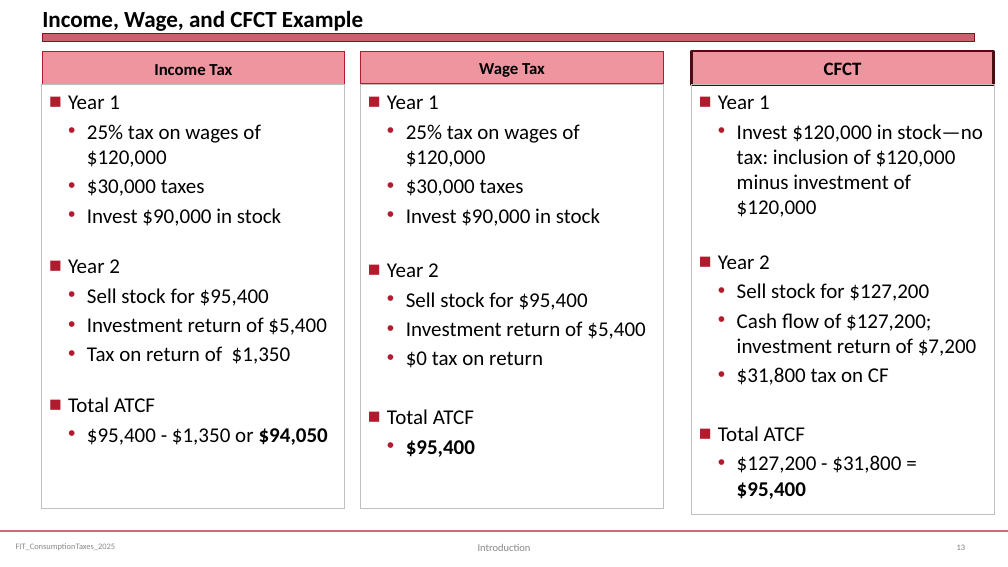
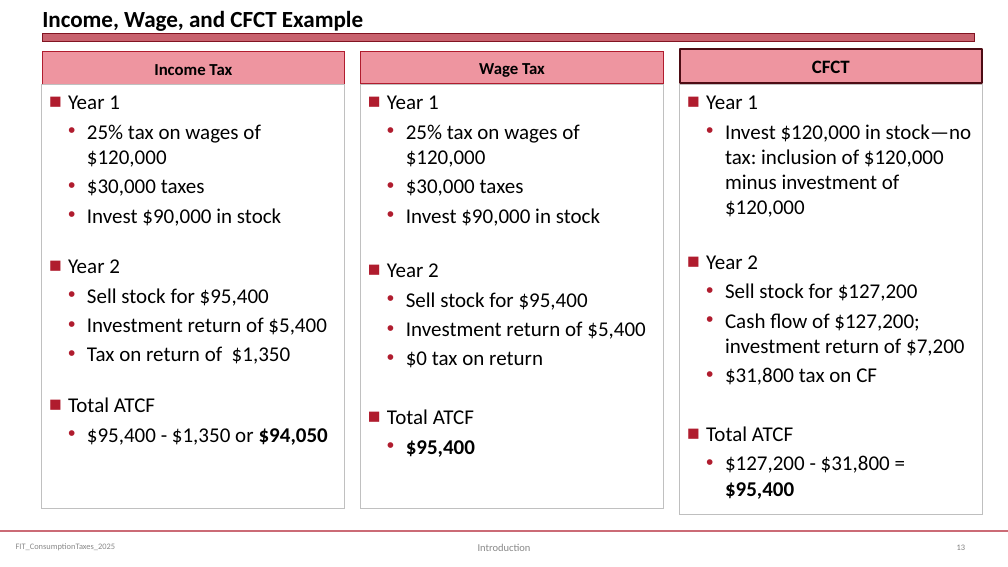
Before and after one commit to jmc877/Fed-Income-Tax, a slide deck: slide 13 of slides/FIT_ConsumptionTaxes_2025S.pptx. Drawn at 1008x567 pixels with LibreOffice and Linux fonts; fonts in the diff are those of the drawing. Boxes give left, top, right and bottom in pixels: in the first picture for what was removed or moved away, otherwise in the second. Text is boxed around its words. In the diff, an @@ line names an element or a change of style, - is before the commit and + after.

```diff
--- a/slides/FIT_ConsumptionTaxes_2025S.pptx
+++ b/slides/FIT_ConsumptionTaxes_2025S.pptx
@@ rectangle "CFCT": place and size @@
-rectangle "CFCT" at bbox=[692, 51, 994, 85]
+rectangle "CFCT" at bbox=[680, 49, 982, 82]
@@ rectangle "Year 1": place and size @@
-rectangle "Year 1" at bbox=[692, 85, 995, 515]
+rectangle "Year 1" at bbox=[680, 85, 983, 515]
```
Also in this commit, not shown: 3 other slides changed, 2 other files.
